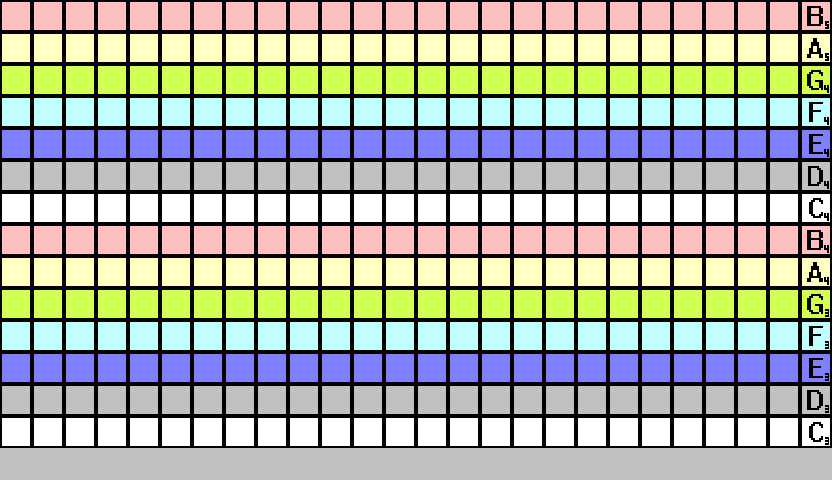
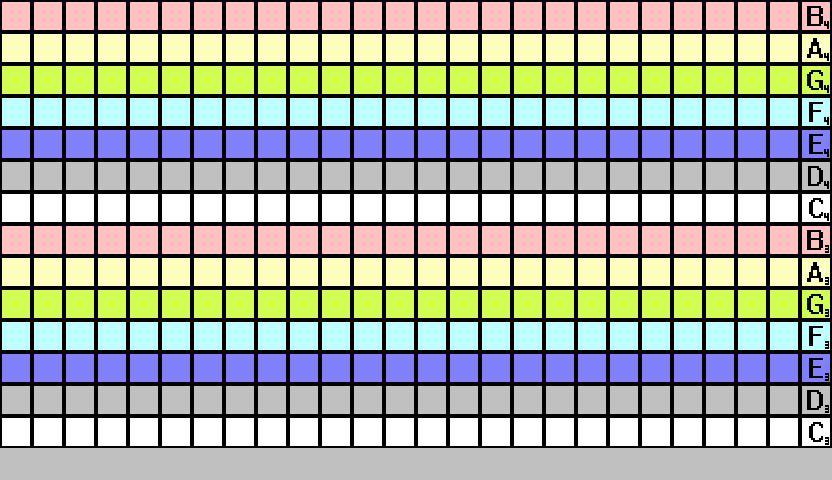
Comparing the layer stacks of the two 832x480 images. Changes:
painted on "Layer" over (824, 21, 829, 285)
